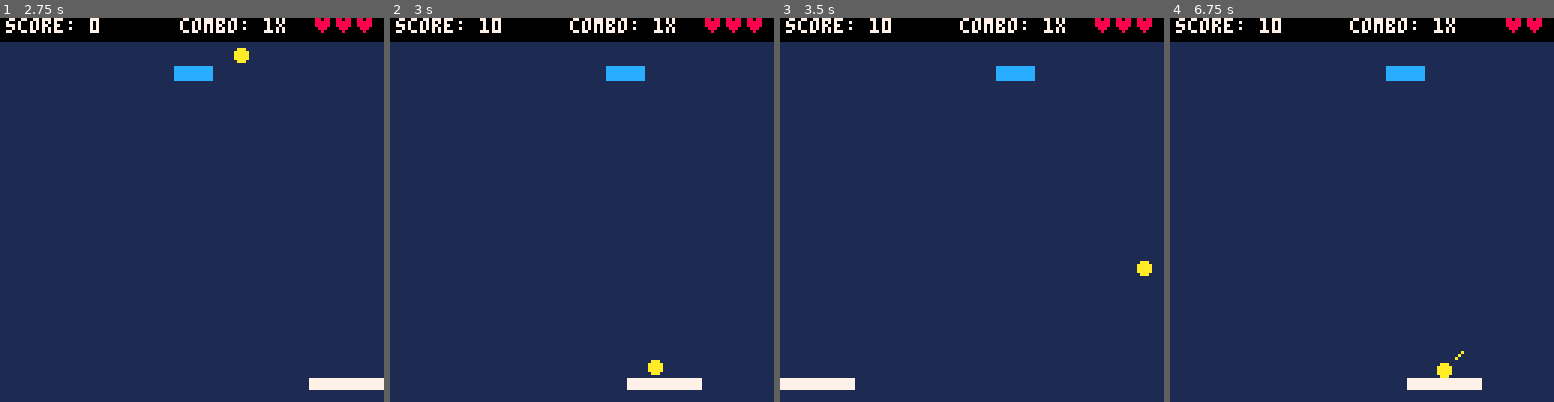
Above: before the commit, frames 1-4 (left to right).
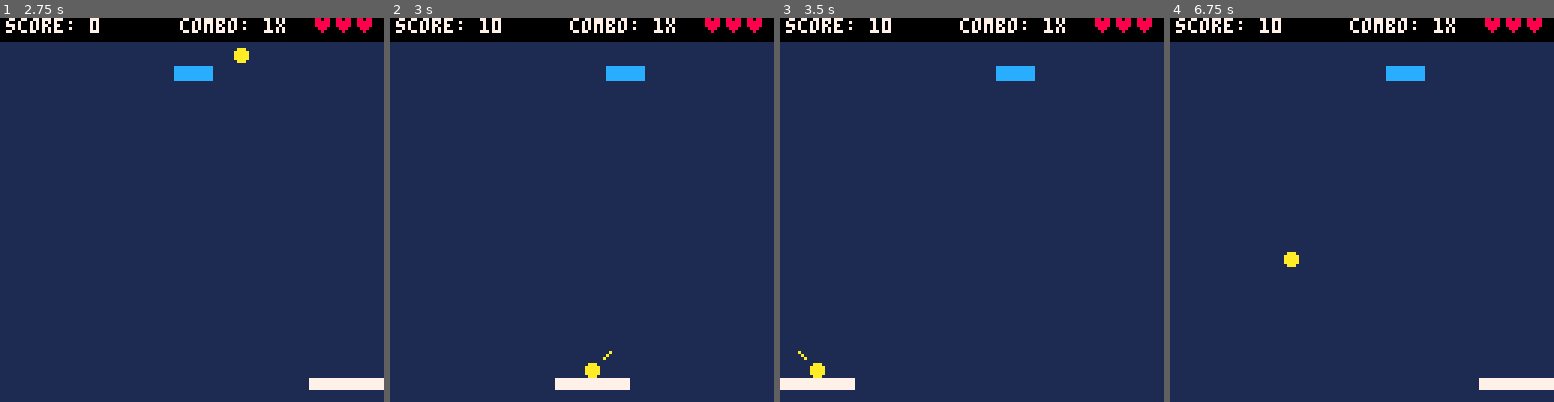
Above: after the commit, the same moments.

Repository: amcolash/pico-8
Game: PICO-8 cartridge breakout.p8
Same seed, same stepped clock (60 frames per second), same inputs: the game is played once before the commit and once after it.
Inputs:
- Up to frame 1 (2.75 s): tap X (X key) at 0.33, 1.07, 1.85 s; tap O (Z key) at 0.7, 1.7, 2.1, 2.5 s; hold Right 1.6-2.1 s; hold Right from 2.47 s (still down)
- Up to frame 2 (3 s): keep holding Right; tap O (Z key) at 2.9 s; tap X (X key) at 2.97 s
- Up to frame 3 (3.5 s): release Right at 3.03 s; hold Left from 3.08 s (still down); tap O (Z key) at 3.3 s
- Up to frame 4 (6.75 s): release Left at 3.58 s; tap O (Z key) every 0.4 s from 3.7 to 6.5 s; hold Right 4.02-4.68 s; tap X (X key) at 4.08, 5.2, 6.32 s; hold Left 5.08-5.68 s; hold Right 6.08-6.58 s; hold Right from 6.63 s (still down)

Frame 1 is identical in both runs. In frame 2, 1.4% of the frame differs, in the area x 42-82%, y 86-97%; in frame 3, 0.3%; in frame 4, 1.6%, in the area x 29-100%, y 0-97%.

Commit message:
Add stage clear mode

Diff:
--- a/breakout.p8
+++ b/breakout.p8
@@ -15,6 +15,8 @@
 		update_start()
 	elseif mode=="gameover" then
 		update_gameover()
+	elseif mode=="stageclear" then
+		update_stageclear()
 	end
 end
 
@@ -25,6 +27,8 @@
 		draw_start()
 	elseif mode=="gameover" then
 		draw_gameover()
+	elseif mode=="stageclear" then
+		draw_stageclear()
 	end
 end
 -->8
@@ -70,6 +74,13 @@
 end
 
 -- only continue from ❎
+function update_stageclear()
+	if btn(❎) then
+		mode="game"
+	end
+end
+
+-- only continue from ❎
 function update_gameover()
 	if btn(❎) then
 		start_game()
@@ -116,7 +127,18 @@
 
 	local text1="game over"
 	local text2="press ❎ to restart"
-	print(text1,hcenter(text1),vcenter()-7,8)
+	print(text1,hcenter(text1),vcenter()-7,lives > 0 and 11 or 8)
+	print(text2,hcenter(text2),vcenter()+7,6)
+end
+
+-- stageclear mode text
+function draw_stageclear()
+	-- bar in the middle for text
+	rectfill(0,vcenter()-11,127,vcenter()+15,0)
+
+	local text1="level "..(level-1).." complete"
+	local text2="press ❎ to contine"
+	print(text1,hcenter(text1),vcenter()-7,11)
 	print(text2,hcenter(text2),vcenter()+7,6)
 end
 -->8
@@ -474,6 +496,7 @@
 	level+=1
 	if level <= #levels then
 		init_bricks()
+		mode="stageclear"
 	else
 		mode="gameover"
 	end
